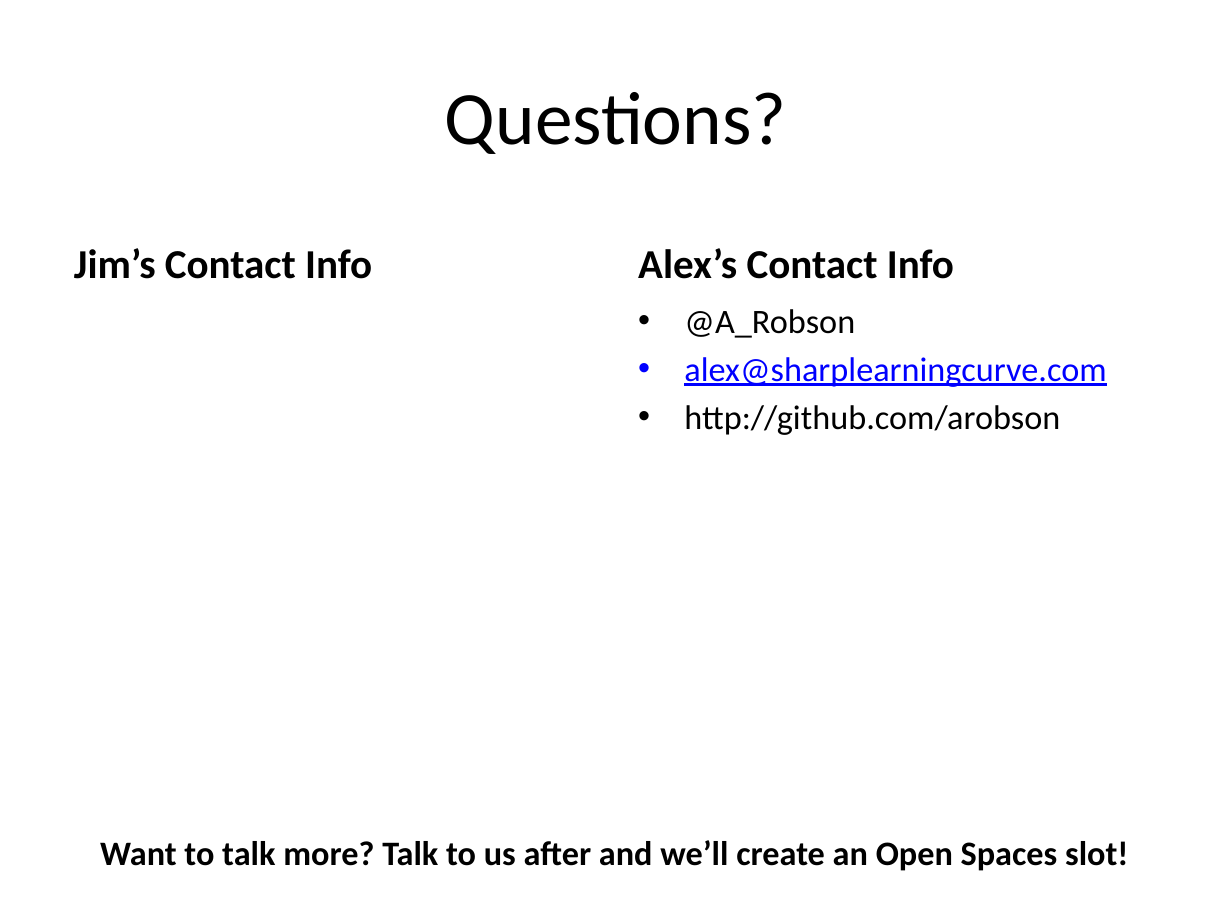
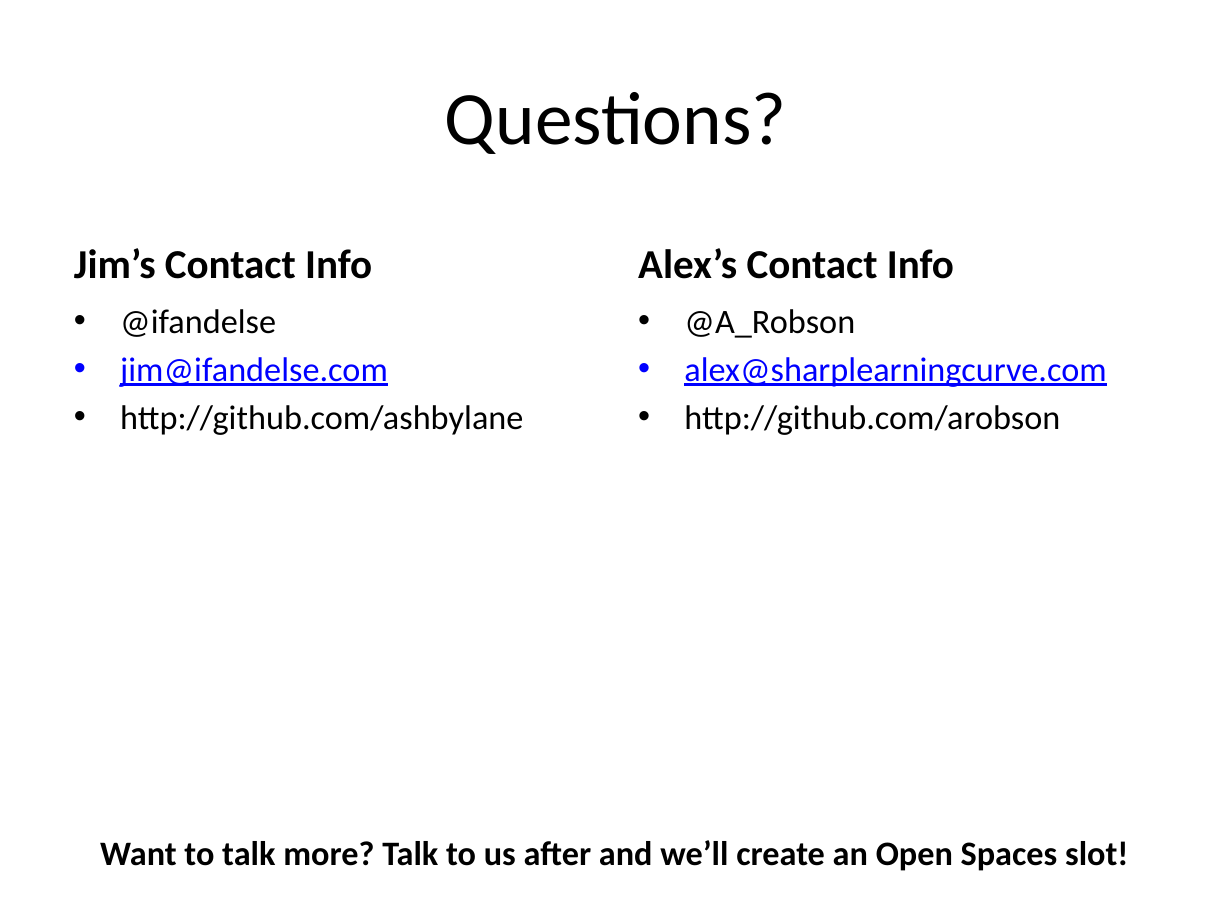
Before and after one commit to vaporworks/Devlink2011-REST-WebClient, a slide deck: slide 17 of PowerPoint/joint_talk_notes.pptx. Drawn at 1232x924 pixels with LibreOffice and Linux fonts; fonts in the diff are those of the drawing. Boxes give left, top, right and bottom in pixels: in the first picture for what was removed or moved away, otherwise in the second. Text is boxed around its words. In the diff, an @@ line names an element or a change of style, - is before the commit and + after.

```diff
--- a/PowerPoint/joint_talk_notes.pptx
+++ b/PowerPoint/joint_talk_notes.pptx
@@ text added at bbox=[120, 309, 523, 435], 20 pt, text #000000 @@
+• @ifandelse
+• jim@ifandelse.com
+• http://github.com/ashbylane
```
Also in this commit, not shown: 6 other slides changed.
